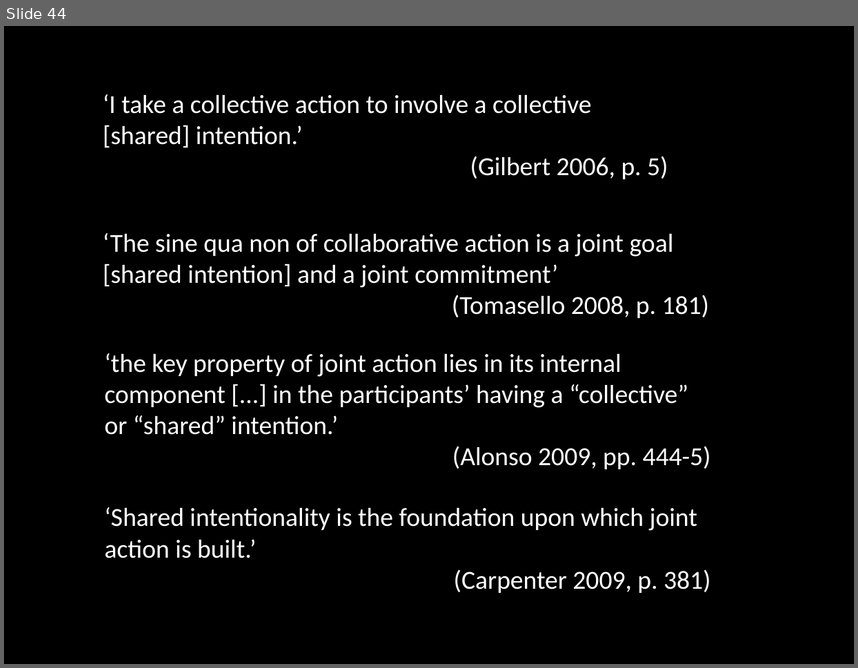
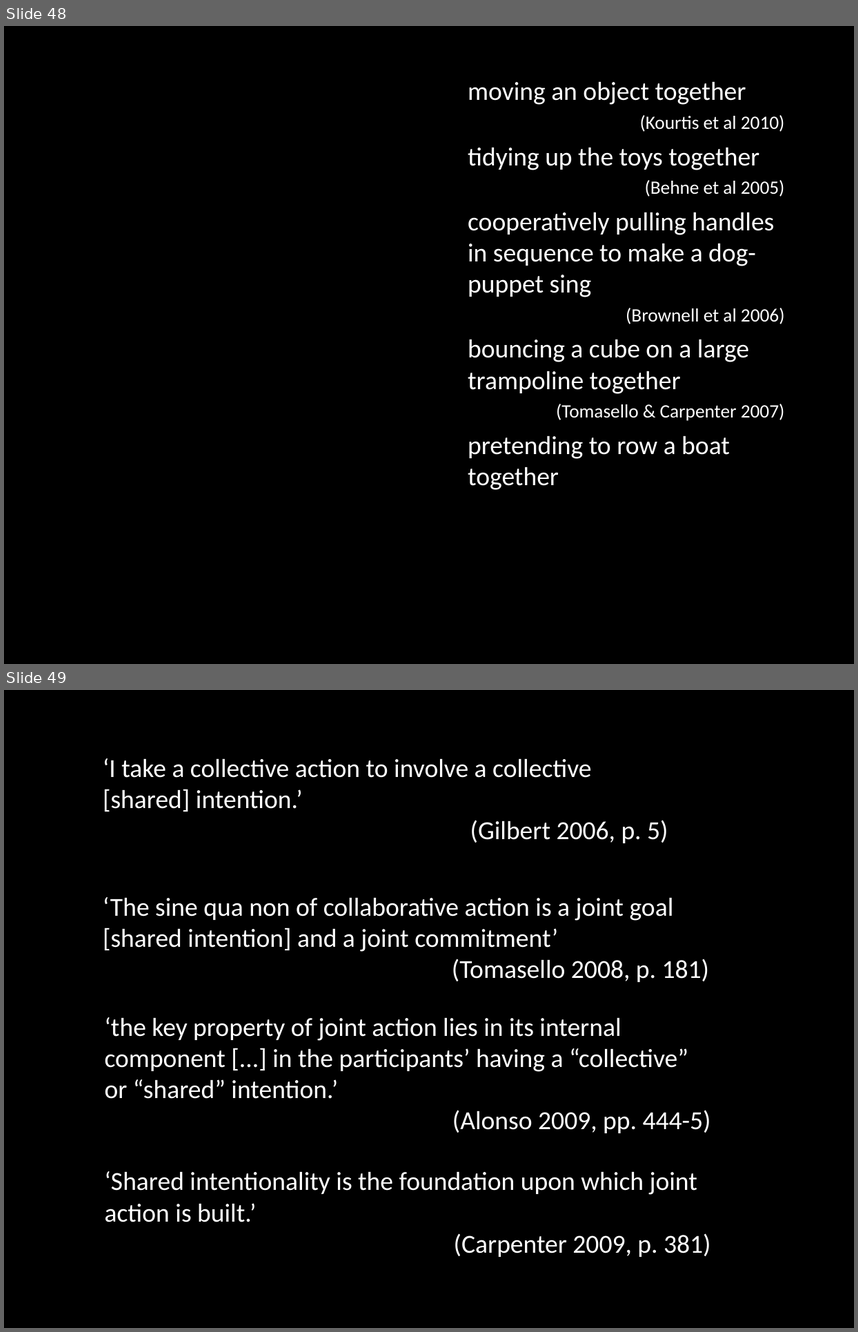
Before and after one commit to butterfill/writing, a slide deck: conf joint action --- sharing goals vs sharing intentions cambridge 2012 talk/intention and motor representation in joint action v2.pptx. Shown one above the other, each under a label of ours: slide 44 before the commit, slides 48 and 49 after it. The pictures are 858x668 and 858x1332 pixels, drawn with LibreOffice and Linux fonts; fonts in the diff are those of the drawing; background and template pictures are left out. Boxes give left, top, right and bottom in pixels: in the first picture for what was removed or moved away, otherwise in the second. Text is boxed around its words. In the diff, an @@ line names an element or a change of style, - is before the commit and + after.

```diff
--- a/conf joint action --- sharing goals vs sharing intentions cambridge 2012 talk/intention and motor representation in joint action v2.pptx
+++ b/conf joint action --- sharing goals vs sharing intentions cambridge 2012 talk/intention and motor representation in joint action v2.pptx
@@ slide 48 added at [4, 26, 854, 664], background picture (left out) @@
@@ text added at [468, 82, 785, 490], 22 pt, text #FFFFFF @@
+moving an object together
+(Kourtis et al 2010)
+tidying up the toys together
+(Behne et al 2005)
+cooperatively pulling handles in sequence to make a dog-puppet sing
+(Brownell et al 2006)
+bouncing a cube on a large trampoline together
+(Tomasello & Carpenter 2007)
+pretending to row a boat together
@@ what was slide 44 is now slide 49 @@
```
Also in this commit, not shown: 18 slides changed, 7 other slides added, 1 slide removed.
